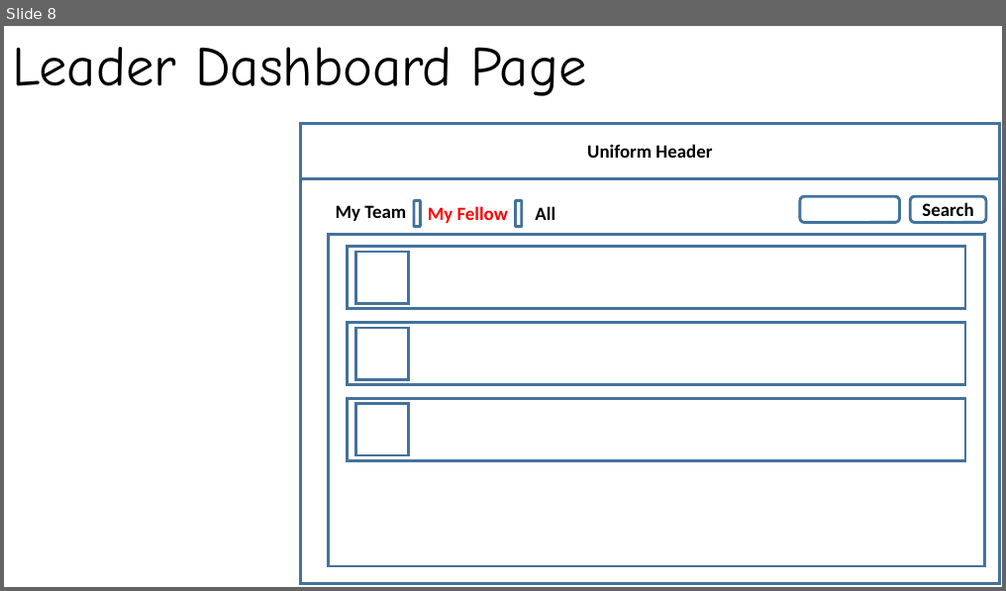
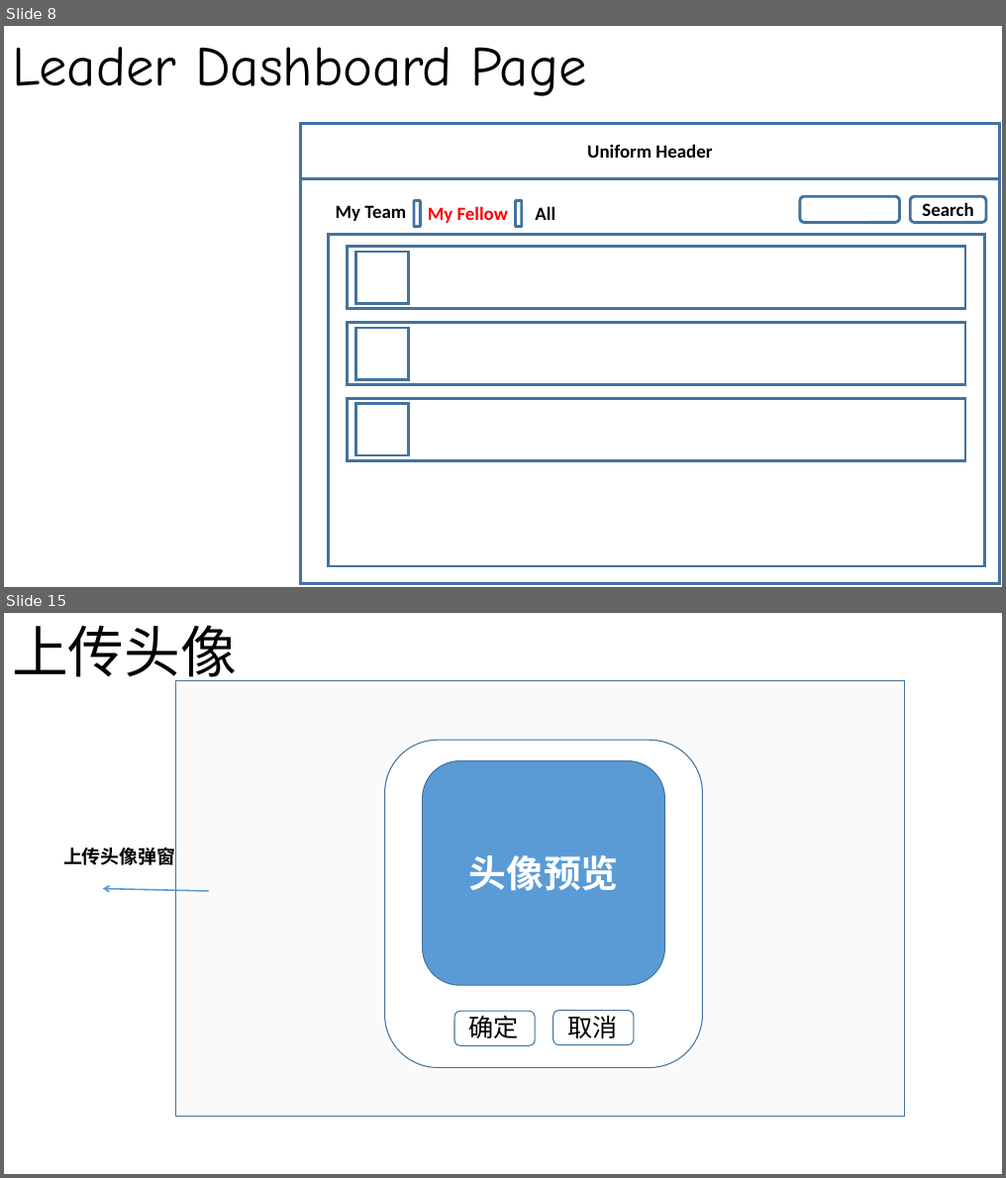
Before and after one commit to Aiyoumi-FE/ONE-TEAM, a slide deck: pageDesign.pptx. Shown one above the other, each under a label of ours: slide 8 before the commit, slides 8 and 15 after it; the slides between them are not shown. The pictures are 1006x591 and 1006x1178 pixels, drawn with LibreOffice and Linux fonts; fonts in the diff are those of the drawing. Boxes give left, top, right and bottom in pixels: in the first picture for what was removed or moved away, otherwise in the second. Text is boxed around its words. In the diff, an @@ line names an element or a change of style, - is before the commit and + after.

```diff
--- a/pageDesign.pptx
+++ b/pageDesign.pptx
@@ slide 15 added at (4, 613, 1002, 1174), background #FFFFFF @@
@@ text added at (12, 625, 237, 687), 54 pt, text #000000 @@
+上传头像
@@ text added at (63, 848, 175, 865), 18 pt, text #000000, bold @@
+上传头像弹窗
@@ arrow added from (208, 891) to (103, 888), #5B9BD5 1.5 pt @@
@@ group added at (176, 680, 905, 1117): 4 rounded rectangles, 2 texts, 1 rectangle @@
+头像预览
+确定
+取消
```
Also in this commit, not shown: 1 slide changed, 12 other slides added, 1 slide removed.
